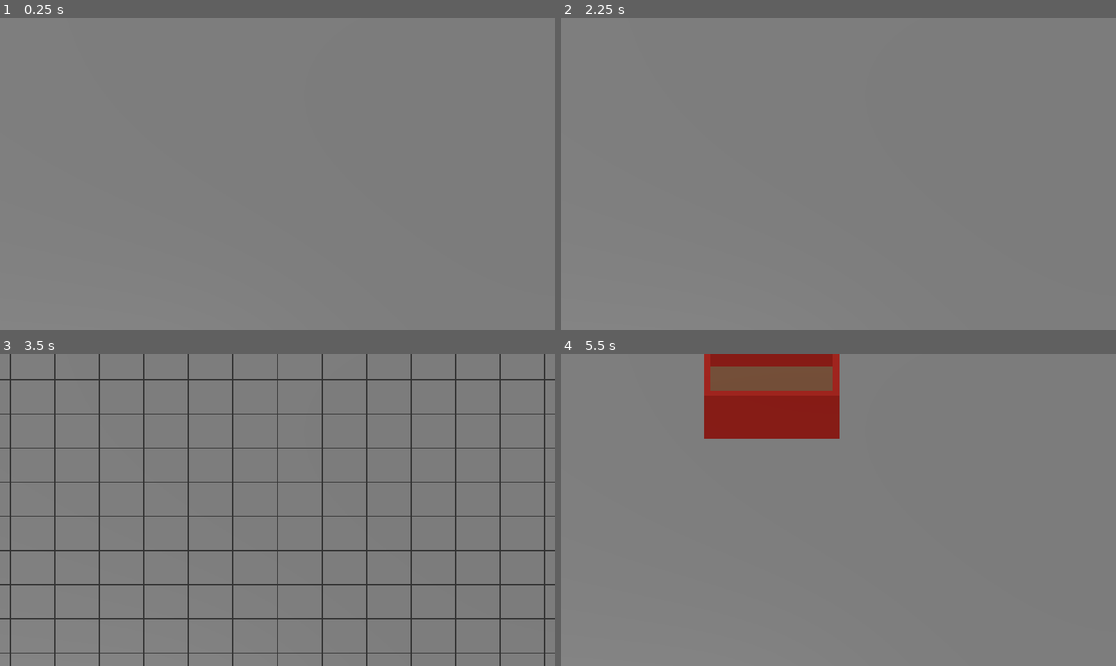
Above: before the commit, frames 1-4 (two rows, left to right).
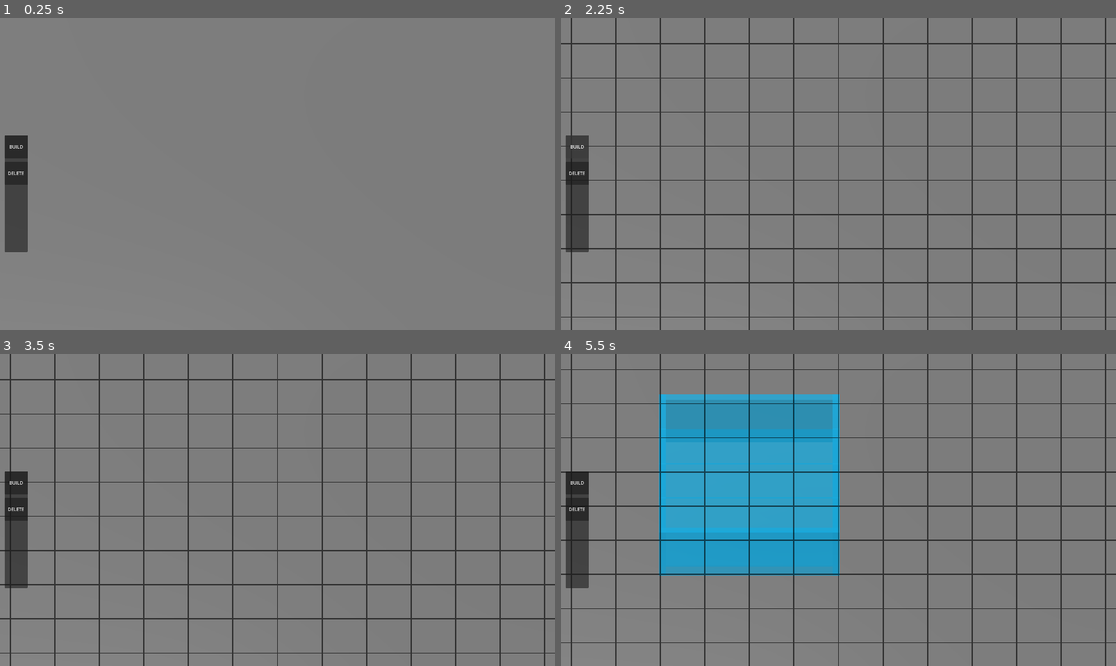
Above: after the commit, the same moments.

Repository: Jackrabbitor/adventure-guild-game
Game: Godot game, scene res://Scenes/main.tscn
Two runs of this game, one before a commit and one after it. Both use one fixed random seed, a clock stepped at 60 frames per second and the inputs below.
Inputs (mouse positions are in pixels of both pictures, inside the frame that each line leads up to):
- Up to frame 1 (0.25 s): no input
- Up to frame 2 (2.25 s): click (577, 145) at 0.5 s, where only the run after the commit has a clickable "BUILD"; click (577, 145) at 1.25 s, where only the run after the commit has a clickable "BUILD"; click (577, 145) at 2 s, where only the run after the commit has a clickable "BUILD"
- Up to frame 3 (3.5 s): tap Enter at 2.75 s; move the mouse to (399, 494) at 2.77 s; click (399, 494) at 2.85 s; tap B (toggle_build_mode) at 3.05 s
- Up to frame 4 (5.5 s): tap Space at 3.5 s; drag from (727, 525) to (810, 572) at 3.52 s; move the mouse to (894, 441) at 4.27 s; hold S (camera_backward) 4.28-5 s; click (894, 441) at 4.42 s; tap B (toggle_build_mode) at 4.55 s; drag from (810, 572) to (672, 463) at 5.02 s

The runs differ from the first frame. In frame 1, 1.5% of the frame differs, in the area x 0-6%, y 37-76%; in frame 2, 7.3%; in frame 3, 1.4%; in frame 4, 28%, in the area x 0-100%, y 0-100%.

Commit message:
Added UI
Added UI elements and fixed UI clipping issues

Diff:
--- a/Scenes/main.tscn
+++ b/Scenes/main.tscn
@@ -14,6 +14,7 @@
 [ext_resource type="Material" uid="uid://el0r41psfbu2" path="res://materials/preview_hologram_material.tres" id="11_jkdf5"]
 [ext_resource type="Shader" uid="uid://d11scrq0jedmx" path="res://materials/build_grid.gdshader" id="12_6iyac"]
 [ext_resource type="Material" uid="uid://crrbvxintyby6" path="res://materials/wall_material.tres" id="12_wsu2k"]
+[ext_resource type="Script" uid="uid://bt7nyv6jmkbte" path="res://scripts/hud.gd" id="15_wsu2k"]
 
 [sub_resource type="PlaneMesh" id="PlaneMesh_7u77a"]
 size = Vector2(50, 50)
@@ -89,3 +90,41 @@
 transform = Transform3D(1, 0, 0, 0, 1, 0, 0, 0, 1, 0, 0.02, 0)
 mesh = SubResource("PlaneMesh_fdnlq")
 surface_material_override/0 = SubResource("ShaderMaterial_jkdf5")
+
+[node name="UI" type="CanvasLayer" parent="." unique_id=1053891358]
+
+[node name="HUD" type="Control" parent="UI" unique_id=1380667462]
+layout_mode = 3
+anchors_preset = 15
+anchor_right = 1.0
+anchor_bottom = 1.0
+grow_horizontal = 2
+grow_vertical = 2
+mouse_filter = 2
+script = ExtResource("15_wsu2k")
+
+[node name="LeftToolBarPanel" type="PanelContainer" parent="UI/HUD" unique_id=223127913]
+layout_mode = 1
+anchors_preset = -1
+anchor_top = 0.25
+anchor_bottom = 0.75
+offset_left = 16.0
+offset_top = 136.0
+grow_vertical = 2
+mouse_filter = 1
+
+[node name="LeftToolBar" type="VBoxContainer" parent="UI/HUD/LeftToolBarPanel" unique_id=1524211165]
+layout_mode = 2
+theme_override_constants/separation = 12
+
+[node name="BuildButton" type="Button" parent="UI/HUD/LeftToolBarPanel/LeftToolBar" unique_id=413182663]
+custom_minimum_size = Vector2(80, 80)
+layout_mode = 2
+text = "BUILD"
+
+[node name="DeleteButton" type="Button" parent="UI/HUD/LeftToolBarPanel/LeftToolBar" unique_id=343061937]
+custom_minimum_size = Vector2(80, 80)
+layout_mode = 2
+text = "DELETE"
+
+[connection signal="pressed" from="UI/HUD/LeftToolBarPanel/LeftToolBar/BuildButton" to="BuildModeManger" method="_on_build_button_pressed"]
--- a/scripts/build_mode_manager.gd
+++ b/scripts/build_mode_manager.gd
@@ -9,19 +9,25 @@
 # Starts off
 var build_mode_enabled: bool = false
 
+func toggle_build_mode() -> void:
+	build_mode_enabled = not build_mode_enabled
+		# The grid should only be visible while build mode is active.
+	if build_grid_visual != null:
+		build_grid_visual.visible = build_mode_enabled
+
+		print("Build Mode Is ", build_mode_enabled)
+
 
 # Toggles
 func _process(_delta: float) -> void:
 	if Input.is_action_just_pressed("toggle_build_mode"):
-		build_mode_enabled = not build_mode_enabled
-
-		# The grid should only be visible while build mode is active.
-		if build_grid_visual != null:
-			build_grid_visual.visible = build_mode_enabled
-
-		print("Build Mode Is ", build_mode_enabled)
+		toggle_build_mode()
 
 
 # Other scripts use this instead of directly checking the variable.
 func is_build_mode_enabled() -> bool:
 	return build_mode_enabled
+
+
+func _on_build_button_pressed() -> void:
+	toggle_build_mode()
--- /dev/null
+++ b/scripts/hud.gd
@@ -0,0 +1,11 @@
+extends Control
+
+
+# Called when the node enters the scene tree for the first time.
+func _ready() -> void:
+	pass # Replace with function body.
+
+
+# Called every frame. 'delta' is the elapsed time since the previous frame.
+func _process(delta: float) -> void:
+	pass
--- a/scripts/room_build_tool.gd
+++ b/scripts/room_build_tool.gd
@@ -17,21 +17,11 @@
 
 
 func _process(_delta: float) -> void:
-	# Building allowed only when on
 	if build_mode_manager == null:
 		return
 
 	if not build_mode_manager.is_build_mode_enabled():
 		return
-
-	# Start building from the grid cell under the mouse.
-	if Input.is_action_just_pressed("left_click"):
-		var grid_position = get_mouse_grid_position()
-
-		if grid_position != null:
-			drag_start = grid_position
-			is_dragging = true
-			print("Started drag at: ", drag_start)
 
 	# While dragging, keep updating the hologram preview.
 	if is_dragging:
@@ -41,25 +31,62 @@
 			var is_valid: bool = grid_manager.can_build_room(drag_start, grid_position)
 			build_preview_manager.show_room_preview(drag_start, grid_position, is_valid)
 
-	# When the mouse is released, clear the preview and build the real room.
-	if Input.is_action_just_released("left_click") and is_dragging:
-		var grid_position = get_mouse_grid_position()
+#This Handles Click Logic to check if a mouse click is used before dragging
+#Prevents the build tool starting when you click UI elements
+func _unhandled_input(event: InputEvent) -> void:
+	if build_mode_manager == null:
+		return
 
-		if grid_position != null:
-			drag_end = grid_position
-			print("Ended drag at: ", drag_end)
+	if not build_mode_manager.is_build_mode_enabled():
+		return
 
-		if build_preview_manager != null:
-			build_preview_manager.clear_preview()
+	if event is InputEventMouseButton:
+		if event.button_index == MOUSE_BUTTON_LEFT and event.pressed:
+			start_room_drag()
 
-		if not grid_manager.can_build_room(drag_start, drag_end):
-			print("Invalid room placement")
-			is_dragging = false
-			return
+		if event.button_index == MOUSE_BUTTON_LEFT and not event.pressed:
+			finish_room_drag()
 
-		build_room(drag_start, drag_end)
 
+func start_room_drag() -> void:
+	var grid_position = get_mouse_grid_position()
+
+	if grid_position == null:
+		return
+
+	drag_start = grid_position
+	is_dragging = true
+	print("Started drag at: ", drag_start)
+
+
+func finish_room_drag() -> void:
+	if not is_dragging:
+		return
+
+	var grid_position = get_mouse_grid_position()
+
+	if build_preview_manager != null:
+		build_preview_manager.clear_preview()
+
+	if grid_position == null:
 		is_dragging = false
+		return
+
+	drag_end = grid_position
+	print("Ended drag at: ", drag_end)
+
+	if grid_manager == null:
+		is_dragging = false
+		return
+
+	if not grid_manager.can_build_room(drag_start, drag_end):
+		print("Invalid room placement")
+		is_dragging = false
+		return
+
+	build_room(drag_start, drag_end)
+
+	is_dragging = false
 
 
 # Shoots a ray from the camera through the mouse position.
Not shown, added: scripts/hud.gd.uid
